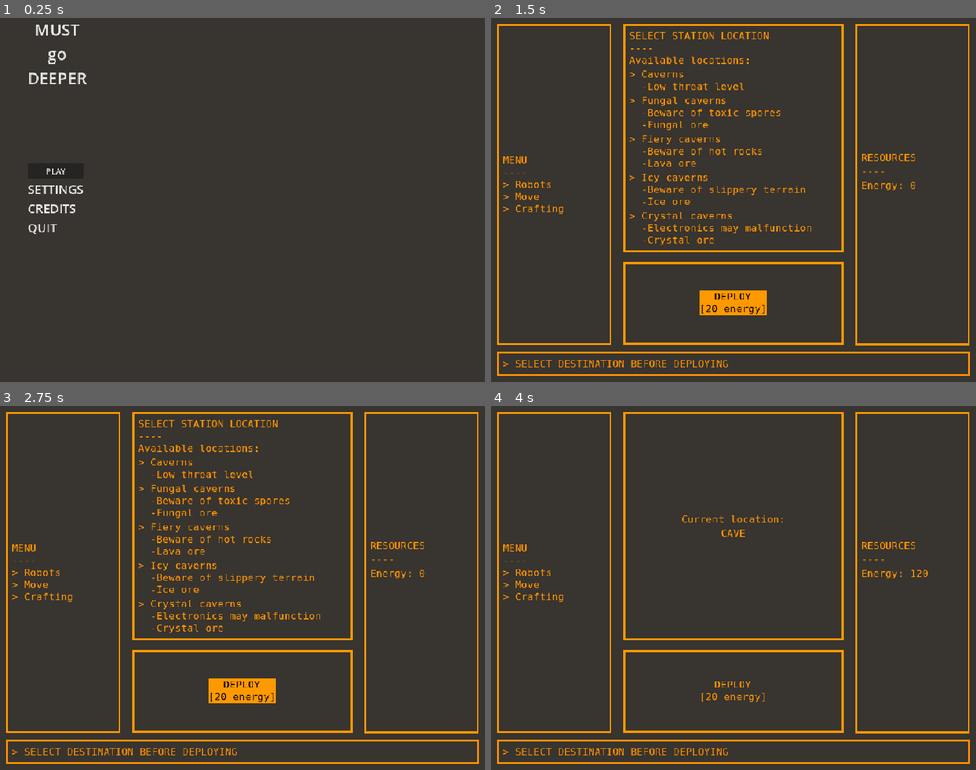
Above: before the commit, frames 1-4 (two rows, left to right).
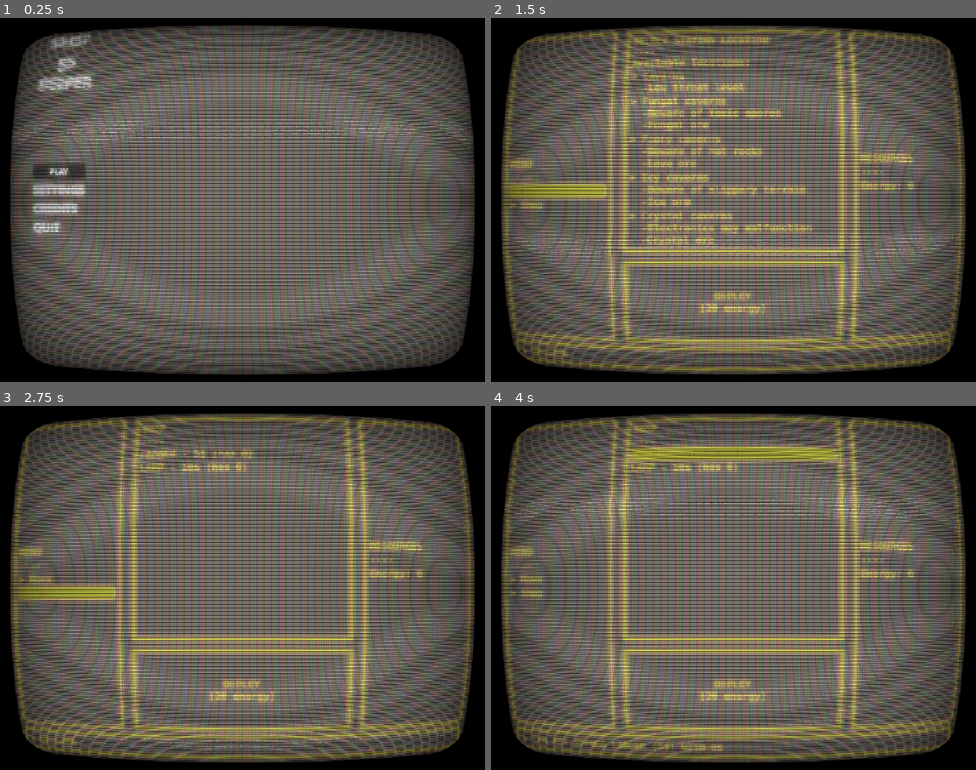
Above: after the commit, the same moments.

Repository: eorten/spelunk5
Game: Godot game, scene res://game/game.tscn
The game is run twice, just before and just after one commit, with the same random seed, the same clock (stepped at 60 frames per second) and the same inputs.
Inputs (mouse positions are in pixels of both pictures, inside the frame that each line leads up to):
- Up to frame 1 (0.25 s): no input
- Up to frame 2 (1.5 s): click "PLAY" at 0.5 s; click "DEPLOY [20 energy]" (after the commit: "> Move") at 1.25 s
- Up to frame 3 (2.75 s): click "DEPLOY [20 energy]" (after the commit: "> Shop") at 2 s
- Up to frame 4 (4 s): click (733, 467) at 2.75 s, where only the run before the commit has a clickable "> Caverns -Low threat level"; click (733, 453) at 3.5 s, where only the run after the commit has a clickable "LADDER - 5$ (has 0)"

The runs differ from the first frame. In frame 1, 69% of the frame differs, in the area x 0-100%, y 0-100%; in frame 2, 74%; in frame 3, 73%; in frame 4, 72%.
Error before the commit: Invalid call. Nonexistent function 'tick_playtime' in base 'Nil'. (res://game/game.gd:134)

Commit message:
added shop

Diff:
--- a/characters/player/player_data.gd
+++ b/characters/player/player_data.gd
@@ -1,7 +1,15 @@
 class_name PlayerData extends RefCounted
 var _inventory:Inventory
+var _placeable_inventory:Inventory
 func _init() -> void:
 	_inventory = Inventory.new()
+	_placeable_inventory = Inventory.new()
 
 func get_inventory() -> Inventory:
 	return _inventory
+func get_placeable_inventory() -> Inventory:
+	return _placeable_inventory
+func get_currency() -> int:
+	return _inventory.get_item("CURRENCY")
+func remove_currency(amount:int) -> int:
+	return _inventory.reduce_item("CURRENCY", amount)
--- a/game/game.gd
+++ b/game/game.gd
@@ -1,19 +1,18 @@
 extends Node
-
-enum GameState{PLAYING, BETWEEN_RUN, BETWEEN_ROUND} #Every X runs a new round is started
 
 @onready var ui: CanvasLayer = %UI
 @onready var world_root: WorldRoot = %WorldRoot
 
 @export var world_size:int #can move to a config later
 @export var placeable_registry:Dictionary[PlaceableTypes.Type, PackedScene] #Move to worldroot?
+@export var shop:Dictionary[PlaceableTypes.Type, int] #placeable - price
 @export_group("Biomes")
 @export var biomes_data_registry:Dictionary[BiomeTypes.Type, BiomeData]
 @export var biomes_visual_registry:Dictionary[BiomeTypes.Type, BiomeVisuals]
 @export var base_boime_data:BiomeData
 @export var base_boime_visuals:BiomeVisuals
 
-var _current_gamestate:GameState
+var _gamestate:GameState
 var _current_round_data:RoundData
 var _player_data:PlayerData
 var _player:Player
@@ -29,24 +28,39 @@
 			TerminalMenuState.new(TerminalMenuState.CenterPanelState.SELECT_DESTINATION)
 		)
 	)
-
+	EventBus.on_button_pressed_open_shop.connect(func():
+		var old_state = Viewmodel.terminal_menu_screen_vm.get_state()
+		Viewmodel.terminal_menu_screen_vm.set_state(
+			TerminalMenuState.new(TerminalMenuState.CenterPanelState.SHOP, old_state.selected_destination)
+		)
+		update_shop_ui()
+	)
+	EventBus.on_button_pressed_open_move.connect(func():
+		var old_state = Viewmodel.terminal_menu_screen_vm.get_state()
+		var screen_state = TerminalMenuState.CenterPanelState.DESTINATION_SELECTED if _gamestate.biome_selected else TerminalMenuState.CenterPanelState.SELECT_DESTINATION
+		Viewmodel.terminal_menu_screen_vm.set_state(
+			TerminalMenuState.new(screen_state, old_state.selected_destination)
+		)
+	)
 	EventBus.on_button_pressed_move_location.connect(func(biome:BiomeTypes.Type):
+		_gamestate.biome_selected = true
 		Viewmodel.terminal_menu_screen_vm.set_state(
 			TerminalMenuState.new(TerminalMenuState.CenterPanelState.DESTINATION_SELECTED, biome)
 		)
-		_world = World.new(world_size, biomes_data_registry[biome], biomes_visual_registry[biome], base_boime_data, base_boime_visuals)
+		_world = World.new(world_size, biomes_data_registry[biome], biomes_visual_registry[biome], base_boime_data, base_boime_visuals, biome)
 		_mining_system = MiningSystem.new(_world)
 		world_root.initialize(_world, placeable_registry)
 		world_root.create_world()
 		_current_round_data = RoundData.new(-1, 120)
+		Viewmodel.terminal_vm.set_state(TerminalState.new("location changed to " + BiomeTypes.Type.keys()[biome]))
 		update_resource_ui()
 	)
 
 	EventBus.on_button_pressed_deploy.connect(func():
-		_current_gamestate = GameState.PLAYING
-		if Viewmodel.terminal_menu_screen_vm.get_state().center_panel_state != TerminalMenuState.CenterPanelState.DESTINATION_SELECTED:
+		if !_gamestate.biome_selected:
 			Viewmodel.terminal_vm.set_state(TerminalState.new("select destination before deploying"))
 			return;
+		_gamestate.state = GameState.States.PLAYING
 
 		Viewmodel.ui_vm.set_state(
 			UIState.new(UIState.Screen.HUD_SCREEN)
@@ -71,16 +85,26 @@
 		)
 		update_hud(_player)
 	)
+	EventBus.on_button_pressed_buy.connect(func(placeable:PlaceableTypes.Type):
+		var price = shop[placeable]
+		if _player_data.get_currency() >= price:
+			_player_data.remove_currency(price)
+			Viewmodel.terminal_vm.set_state(TerminalState.new("bought "+ PlaceableTypes.Type.keys()[placeable]))
+			_player_data.get_placeable_inventory().add_item(placeable)
+			update_shop_ui()
+			update_resource_ui()
+		else:
+			Viewmodel.terminal_vm.set_state(TerminalState.new("can not afford " + PlaceableTypes.Type.keys()[placeable] + " (" + str(price) + "$) with " + str(_player_data.get_currency()) + "$"))
+	)
 
 	GameEventBus.on_player_hatch_interacted.connect(func():
-		if _current_gamestate != GameState.PLAYING:return;
+		if _gamestate.state != GameState.States.PLAYING:return;
 		end_run()
-		print("ADD M")
 		_player_data.get_inventory().add_inventory(
 			_player.get_inventory()
 		)
+		Viewmodel.terminal_vm.set_state(TerminalState.new("extracted successfully"))
 		update_resource_ui()
-
 	)
 
 	GameEventBus.on_player_try_mine.connect(func(pos:Vector2i):
@@ -88,11 +112,12 @@
 	)
 
 	#Start game
-	_current_gamestate = GameState.BETWEEN_ROUND
+	_gamestate = GameState.new(GameState.States.BETWEEN_ROUND, false)
 	_player_data = PlayerData.new()
 	Viewmodel.ui_vm.set_state(
 		UIState.new(UIState.Screen.MAIN_MENU)
 	)
+	Viewmodel.terminal_vm.set_state(TerminalState.new("welcome"))
 	update_resource_ui()
 
 func update_resource_ui():
@@ -103,21 +128,24 @@
 			_player_data.get_inventory().get_inventory()
 		)
 	)
-
+func update_shop_ui():
+	Viewmodel.terminal_menu_shop_vm.set_state(
+		TerminalMenuShopState.new(shop, _player_data.get_placeable_inventory().get_inventory())
+	)
 func end_run():
-	if _current_gamestate != GameState.PLAYING:return;
+	if _gamestate.state != GameState.States.PLAYING:return;
 	world_root.despawn_player()
 	_current_round_data.run_over()
 	Viewmodel.ui_vm.set_state(
 		UIState.new(UIState.Screen.TERMINAL_MENU)
 	)
 	if _current_round_data.round_over():
-		_current_gamestate = GameState.BETWEEN_ROUND
+		_gamestate = GameState.new(GameState.States.BETWEEN_ROUND, false)
 		Viewmodel.terminal_menu_screen_vm.set_state(
 			TerminalMenuState.new(TerminalMenuState.CenterPanelState.SELECT_DESTINATION)
 		)
 	else:
-		_current_gamestate = GameState.BETWEEN_RUN
+		_gamestate = GameState.new(GameState.States.BETWEEN_RUN, true)
 		var old_state = Viewmodel.terminal_menu_screen_vm.get_state()
 		Viewmodel.terminal_menu_screen_vm.set_state(
 			TerminalMenuState.new(TerminalMenuState.CenterPanelState.DESTINATION_SELECTED, old_state.selected_destination)
@@ -126,11 +154,11 @@
 func update_hud(player:Player):
 	var old_state := Viewmodel.hud_vm.get_state() as HUDState
 	Viewmodel.hud_vm.set_state(
-		HUDState.new(player.get_energy(), player.get_hp(), player.get_playtime(), player.get_inventory().get_inventory())
+		HUDState.new(player.get_energy(), player.get_hp(), player.get_playtime(), player.get_inventory().get_inventory(), _player_data.get_placeable_inventory().get_inventory())
 	)
 
 func _process(delta: float) -> void:
-	if _current_gamestate == GameState.PLAYING:
+	if _gamestate.state == GameState.States.PLAYING:
 		_player.tick_playtime(delta)
 		_player.tick_energy(delta)
 		update_hud(_player)
--- a/game/game.tscn
+++ b/game/game.tscn
@@ -109,6 +109,10 @@
 placeable_registry = Dictionary[int, PackedScene]({
 1: ExtResource("2_4cobl")
 })
+shop = Dictionary[int, int]({
+2: 5,
+3: 10
+})
 biomes_data_registry = Dictionary[int, ExtResource("2_8bboj")]({
 0: ExtResource("3_hb504")
 })
@@ -293,8 +297,14 @@
 size_flags_horizontal = 0
 size_flags_vertical = 8
 
+[node name="PlaceableLabel" type="Label" parent="UI/HUDScreen/MarginContainer/MarginContainer"]
+unique_name_in_owner = true
+layout_mode = 2
+size_flags_horizontal = 0
+text = "test"
+vertical_alignment = 1
+
 [node name="PostProcess" type="Control" parent="UI"]
-visible = false
 layout_mode = 3
 anchors_preset = 15
 anchor_right = 1.0
--- /dev/null
+++ b/game/game_state.gd
@@ -0,0 +1,20 @@
+class_name GameState extends RefCounted
+
+enum States { PLAYING, BETWEEN_RUN, BETWEEN_ROUND }
+
+var state: States
+var biome_selected: bool
+
+func _init(initial_state:States, biome_selected:bool) -> void:
+	state = initial_state
+	self.biome_selected = biome_selected
+
+#Gameplay loop:
+#1.Craft gear and equip your robots - batterybackpack, lasertool, intense light and more. - GAMESTATE: BETWEEN_ROUND
+#
+#2. Select biome to travel to - like fungal or lava caverns  - biome_selected: TRUE
+#
+#3. Buy equipment and venture down - explore, build a mine, destroy enemies and gather resources to fill a quota. - GAMESTATE: BETWEEN_RUN and PLAYING
+#
+#4. After 5 runs, the player may continue to new biome if the quota was filled, or loses if quota was not filled. biome_selected = FALSE
+#Excess resources are kept for buying or crafting equipment for the robots - back to step 1. - GAMESTATE: BETWEEN_ROUND
--- a/game/systems/inventory.gd
+++ b/game/systems/inventory.gd
@@ -18,7 +18,11 @@
 
 func get_item(item):
 	return _inventory.get(item, 0)
+func reduce_item(item, amount):
+	var prev = get_item(item)
+	_inventory.set(item, prev-amount)
 
+	return _inventory.get(item, 0)
 func get_inventory() -> Dictionary:
 	return _inventory
 
--- a/game/ui/hud_screen/hud_screen.gd
+++ b/game/ui/hud_screen/hud_screen.gd
@@ -3,6 +3,7 @@
 @onready var hp_label: Label = %HPLabel
 @onready var timer_label: Label = %TimerLabel
 @onready var inventory_label: Label = %InventoryLabel
+@onready var placeable_label: Label = %PlaceableLabel
 
 func _ready() -> void:
 	Viewmodel.hud_vm.state_changed.connect(func(new_state:HUDState):
@@ -18,4 +19,8 @@
 		for key in new_state.inventory_dict:
 			inventory_label.text += str(key) + ":" + str(new_state.inventory_dict[key]) + "\n"
 
+		placeable_label.text = ""
+		for key in new_state.placeable_dict:
+			placeable_label.text += str(PlaceableTypes.Type.keys()[key]) + " x" + str(new_state.placeable_dict[key]) + "\n"
+
 	)
--- a/game/ui/hud_screen/hud_state.gd
+++ b/game/ui/hud_screen/hud_state.gd
@@ -4,8 +4,10 @@
 var hp:int
 var playtime:float
 var inventory_dict:Dictionary
-func _init(battery_percent:float, hp:int, playtime:float, inventory_dict:Dictionary):
+var placeable_dict:Dictionary
+func _init(battery_percent:float, hp:int, playtime:float, inventory_dict:Dictionary, placeable_dict:Dictionary):
 	self.battery_percent = battery_percent
 	self.hp = hp
 	self.playtime = playtime
 	self.inventory_dict = inventory_dict
+	self.placeable_dict = placeable_dict
--- a/game/ui/terminal_menu_screen/terminal_menu_screen.gd
+++ b/game/ui/terminal_menu_screen/terminal_menu_screen.gd
@@ -8,6 +8,9 @@
 
 @onready var select_destination_panel: PanelContainer = %SelectDestinationPanel
 @onready var destination_selected_panel: PanelContainer = %DestinationSelectedPanel
+@onready var shop_panel: PanelContainer = %ShopPanel
+@onready var shop_item_container: VBoxContainer = %ShopItemContainer
+
 @onready var terminal_text: Label = %TerminalText
 
 @onready var location_label: Label = %LocationLabel
@@ -17,8 +20,15 @@
 @onready var ore_label: Label = %OreLabel
 #endregion
 
+#region menu
+@onready var move_button: Button = %MoveButton
+@onready var shop_button: Button = %ShopButton
+#endregion
+
 var state:TerminalMenuState
 func _ready() -> void:
+	shop_button.pressed.connect(EventBus.on_button_pressed_open_shop.emit)
+	move_button.pressed.connect(EventBus.on_button_pressed_open_move.emit)
 	cave_button.pressed.connect(func():EventBus.on_button_pressed_move_location.emit(BiomeTypes.Type.CAVE))
 	fungal_cave_button.pressed.connect(func():EventBus.on_button_pressed_move_location.emit(BiomeTypes.Type.FUNGAL))
 	fiery_cave_button.pressed.connect(func():EventBus.on_button_pressed_move_location.emit(BiomeTypes.Type.LAVA))
@@ -30,6 +40,7 @@
 		state = new_state
 		select_destination_panel.visible = (state.center_panel_state == TerminalMenuState.CenterPanelState.SELECT_DESTINATION)
 		destination_selected_panel.visible = (state.center_panel_state == TerminalMenuState.CenterPanelState.DESTINATION_SELECTED)
+		shop_panel.visible = (state.center_panel_state == TerminalMenuState.CenterPanelState.SHOP)
 		location_label.text = BiomeTypes.Type.keys()[state.selected_destination]
 	)
 	Viewmodel.terminal_vm.state_changed.connect(func(new_state:TerminalState):
@@ -41,6 +52,21 @@
 		for k in new_state.ores:
 			ore_label.text += str(k) + ": " + str(new_state.ores[k])
 	)
+	Viewmodel.terminal_menu_shop_vm.state_changed.connect(func(new_state:TerminalMenuShopState):
+		var player_has_dict = new_state.player_placeable_dict #Dictionary[PlaceableTypes.Type, int]
+		var dict:Dictionary[PlaceableTypes.Type, int] = new_state.item_dict
+		for child in shop_item_container.get_children():
+			if child is not Button: continue;
+			child.queue_free()
+		for placeable in dict.keys():
+			var new_item := Button.new() as Button
+			new_item.text = str(PlaceableTypes.Type.keys()[placeable]) + " - " + str(dict[placeable]) + "$ (has " +str(player_has_dict.get(placeable, 0)) +")"
+			new_item.alignment = HORIZONTAL_ALIGNMENT_LEFT
+			shop_item_container.add_child(new_item)
+			new_item.pressed.connect(func():
+				EventBus.on_button_pressed_buy.emit(placeable)
+			)
+	)
 
 #func set_state(new_state:TerminalMenuState):
 	#state = new_state
--- a/game/ui/terminal_menu_screen/terminal_menu_screen.tscn
+++ b/game/ui/terminal_menu_screen/terminal_menu_screen.tscn
@@ -64,14 +64,26 @@
 [node name="PanelContainer" type="PanelContainer" parent="MenuSideBar"]
 layout_mode = 2
 
-[node name="RichTextLabel" type="RichTextLabel" parent="MenuSideBar/PanelContainer"]
+[node name="VBoxContainer" type="VBoxContainer" parent="MenuSideBar/PanelContainer"]
+layout_mode = 2
+alignment = 1
+
+[node name="Label" type="Label" parent="MenuSideBar/PanelContainer/VBoxContainer"]
 layout_mode = 2
 text = "MENU
-----
-> Robots
-> Move
-> Crafting"
-vertical_alignment = 1
+----"
+
+[node name="MoveButton" type="Button" parent="MenuSideBar/PanelContainer/VBoxContainer"]
+unique_name_in_owner = true
+layout_mode = 2
+text = "> Move"
+alignment = 0
+
+[node name="ShopButton" type="Button" parent="MenuSideBar/PanelContainer/VBoxContainer"]
+unique_name_in_owner = true
+layout_mode = 2
+text = "> Shop"
+alignment = 0
 
 [node name="ResourceSideBar" type="MarginContainer" parent="."]
 modulate = Color(1.0569379, 1.0569379, 1.0569379, 1)
@@ -147,6 +159,7 @@
 
 [node name="SelectDestinationPanel" type="PanelContainer" parent="CenterPanel"]
 unique_name_in_owner = true
+visible = false
 layout_mode = 2
 
 [node name="VBoxContainer" type="VBoxContainer" parent="CenterPanel/SelectDestinationPanel"]
@@ -222,6 +235,20 @@
 text = "Cavern"
 horizontal_alignment = 1
 
+[node name="ShopPanel" type="PanelContainer" parent="CenterPanel"]
+unique_name_in_owner = true
+layout_mode = 2
+mouse_filter = 2
+
+[node name="ShopItemContainer" type="VBoxContainer" parent="CenterPanel/ShopPanel"]
+unique_name_in_owner = true
+layout_mode = 2
+
+[node name="Label" type="Label" parent="CenterPanel/ShopPanel/ShopItemContainer"]
+layout_mode = 2
+text = "SHOP
+----"
+
 [node name="TerminalPanel" type="MarginContainer" parent="."]
 custom_minimum_size = Vector2(460, 0)
 layout_mode = 1
--- /dev/null
+++ b/game/ui/terminal_menu_screen/terminal_menu_shop_state.gd
@@ -0,0 +1,7 @@
+class_name TerminalMenuShopState extends RefCounted
+
+var item_dict:Dictionary[PlaceableTypes.Type, int] #item - price
+var player_placeable_dict:Dictionary #item - amount
+func _init(item_dict:Dictionary[PlaceableTypes.Type, int], player_placeable_dict:Dictionary) -> void:
+	self.item_dict = item_dict
+	self.player_placeable_dict = player_placeable_dict
--- a/game/ui/terminal_menu_screen/terminal_menu_state.gd
+++ b/game/ui/terminal_menu_screen/terminal_menu_state.gd
@@ -1,6 +1,6 @@
 class_name TerminalMenuState extends RefCounted
 
-enum CenterPanelState{SELECT_DESTINATION, DESTINATION_SELECTED}
+enum CenterPanelState{SELECT_DESTINATION, DESTINATION_SELECTED, SHOP}
 var center_panel_state:CenterPanelState
 var selected_destination:BiomeTypes.Type
 func _init(center_panel_state: CenterPanelState, selected_destination: BiomeTypes.Type = 0) -> void:
--- a/game/world/world.gd
+++ b/game/world/world.gd
@@ -5,6 +5,7 @@
 
 #region data
 var _world_size:int
+var _biome_type:BiomeTypes.Type
 var _biome_data:BiomeData
 var _biome_visuals:BiomeVisuals
 #endregion
@@ -20,9 +21,10 @@
 var _spawnpoint:Vector2i #Globalpos
 #endregion
 
-func _init(size:int, biome_data:BiomeData, biome_visuals:BiomeVisuals, base_biome_data:BiomeData, base_biome_visuals:BiomeVisuals) -> void:
+func _init(size:int, biome_data:BiomeData, biome_visuals:BiomeVisuals, base_biome_data:BiomeData, base_biome_visuals:BiomeVisuals, biome_type:BiomeTypes.Type) -> void:
 	#_biome_data = biome_data
 	#_biome_visuals = biome_visuals
+	_biome_type = biome_type
 	_world_size = size
 	_biome_data = BiomeData.new()
 	_biome_visuals = BiomeVisuals.new()
--- a/infra/event_bus.gd
+++ b/infra/event_bus.gd
@@ -7,4 +7,9 @@
 #move
 signal on_button_pressed_move_location(biome:BiomeTypes.Type)
 signal on_button_pressed_deploy
+#change screen
+signal on_button_pressed_open_shop
+signal on_button_pressed_open_move
+#buy item
+signal on_button_pressed_buy(placeable:PlaceableTypes.Type)
 #endregion
--- a/infra/viewmodel.gd
+++ b/infra/viewmodel.gd
@@ -1,7 +1,8 @@
 extends Node
 
 var terminal_menu_screen_vm := Observable.new()
-var terminal_menu_right_vm = Observable.new()
+var terminal_menu_right_vm := Observable.new()
+var terminal_menu_shop_vm := Observable.new()
 var ui_vm := Observable.new()
 var terminal_vm := Observable.new()
 var hud_vm = Observable.new()
Not shown: 1 places in game/game.tscn that only renumber resources
Not shown, added: game/game_state.gd.uid
Not shown, added: game/ui/terminal_menu_screen/terminal_menu_shop_state.gd.uid
